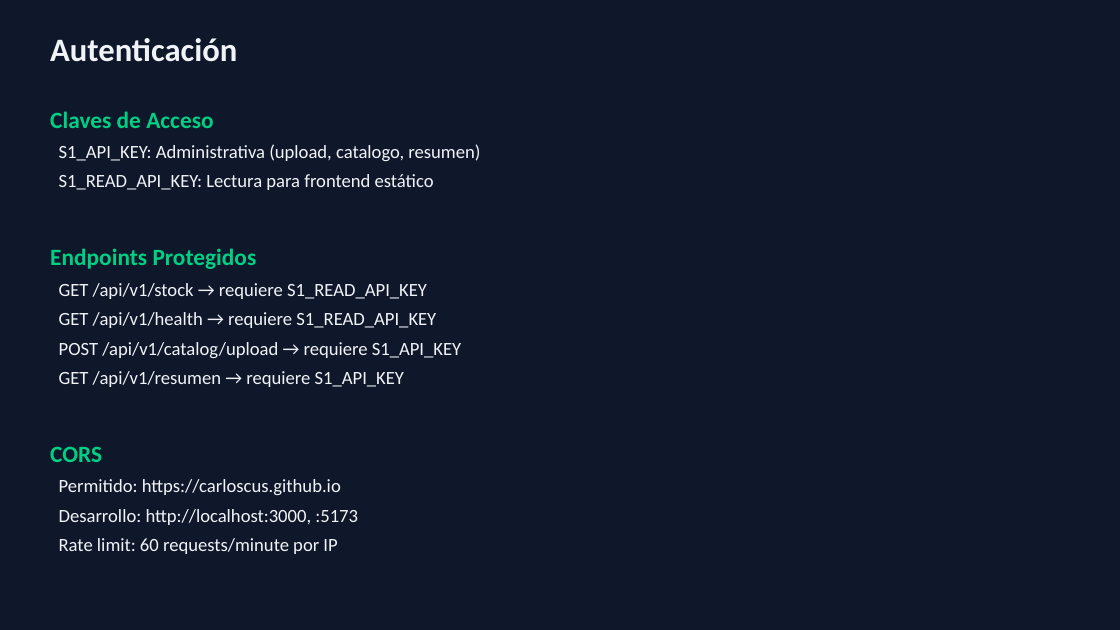
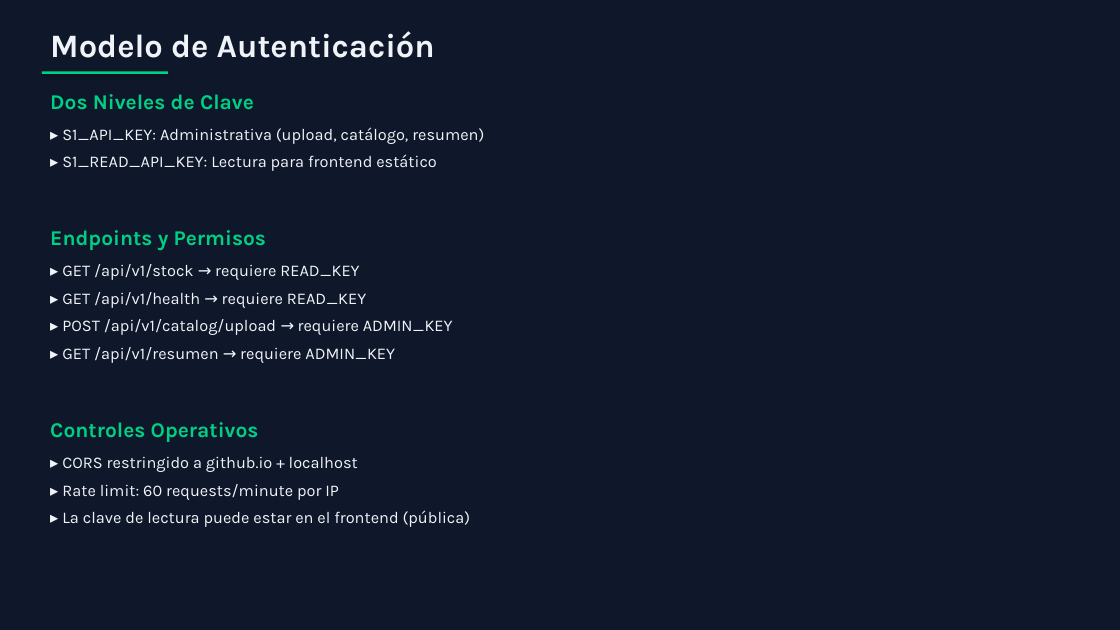
Before and after one commit to carloscus/g360-stock-reporter, a slide deck: slide 19 of StockPulse_Manual_Tecnico.pptx. Drawn at 1120x630 pixels with LibreOffice and Linux fonts; fonts in the diff are those of the drawing. Boxes give left, top, right and bottom in pixels: in the first picture for what was removed or moved away, otherwise in the second. Text is boxed around its words. In the diff, an @@ line names an element or a change of style, - is before the commit and + after.

```diff
--- a/StockPulse_Manual_Tecnico.pptx
+++ b/StockPulse_Manual_Tecnico.pptx
@@ text at bbox=[50, 31, 435, 58]: text changed; font Calibri to Karla @@
-Autenticación
+Modelo de Autenticación
@@ rectangle added at bbox=[42, 71, 168, 74], fill #00D084 @@
@@ text at bbox=[50, 94, 484, 527]: text changed; size 16 to 14 pt; font Calibri to Karla @@
-Claves de Acceso
-S1_API_KEY: Administrativa (upload, catalogo, resumen)
-S1_READ_API_KEY: Lectura para frontend estático
-Endpoints Protegidos
-GET /api/v1/stock → requiere S1_READ_API_KEY
-GET /api/v1/health → requiere S1_READ_API_KEY
-POST /api/v1/catalog/upload → requiere S1_API_KEY
-GET /api/v1/resumen → requiere S1_API_KEY
-CORS
-Permitido: https://carloscus.github.io
-Desarrollo: http://localhost:3000, :5173
-Rate limit: 60 requests/minute por IP
+Dos Niveles de Clave
+▸ S1_API_KEY: Administrativa (upload, catálogo, resumen)
+▸ S1_READ_API_KEY: Lectura para frontend estático
+Endpoints y Permisos
+▸ GET /api/v1/stock → requiere READ_KEY
+▸ GET /api/v1/health → requiere READ_KEY
+▸ POST /api/v1/catalog/upload → requiere ADMIN_KEY
+▸ GET /api/v1/resumen → requiere ADMIN_KEY
+Controles Operativos
+▸ CORS restringido a github.io + localhost
+▸ Rate limit: 60 requests/minute por IP
+▸ La clave de lectura puede estar en el frontend (pública)
```
Also in this commit, not shown: 25 other slides changed, 1 other file.
